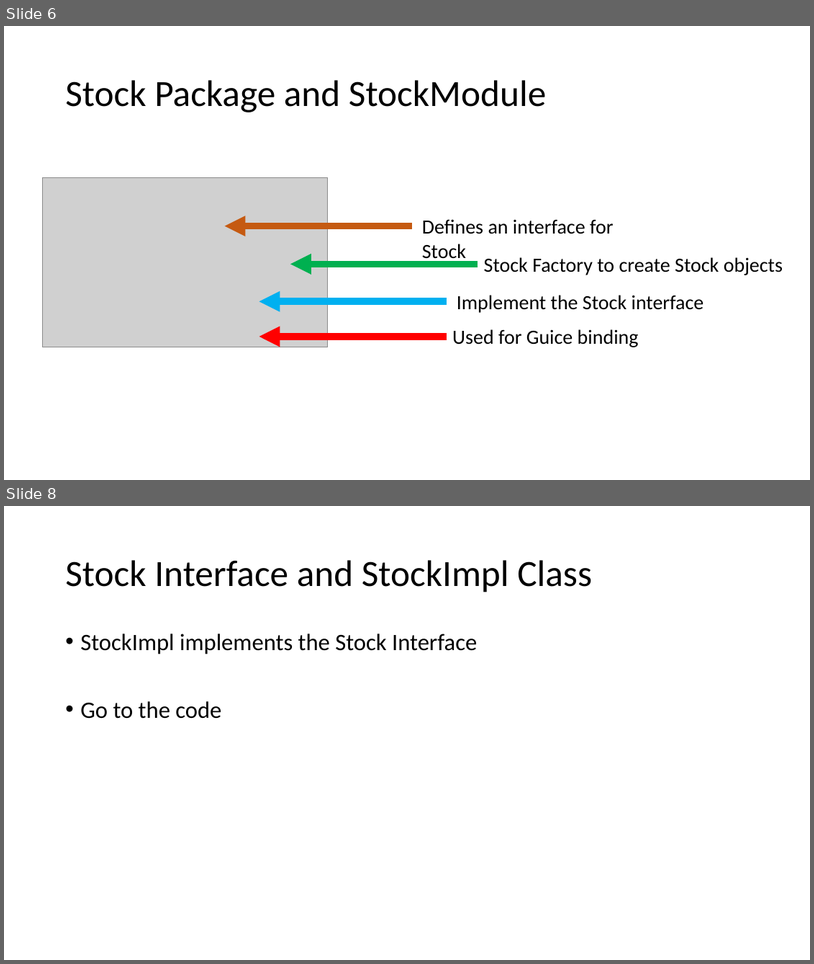
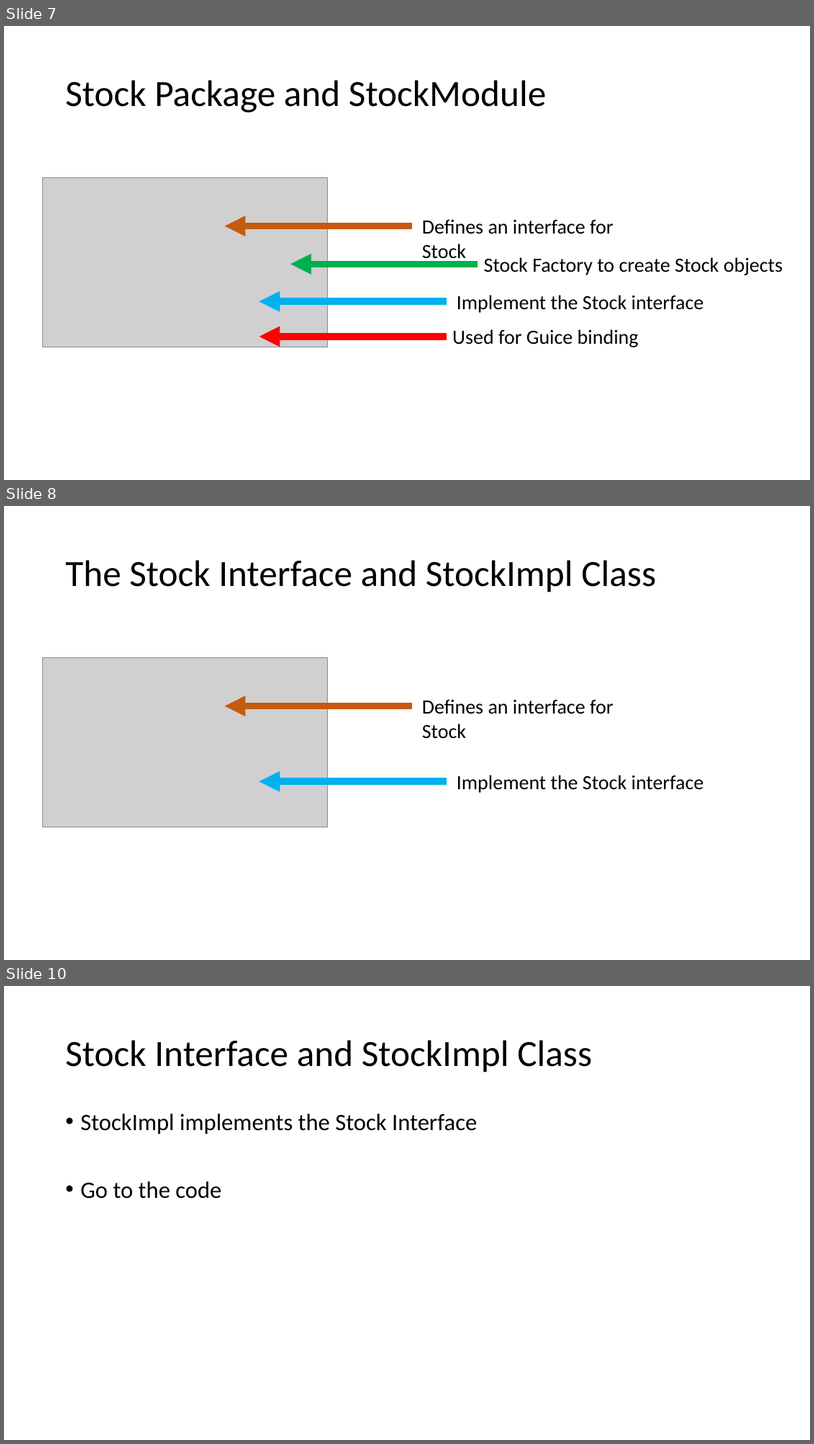
Before and after one commit to lxhq/StockExercise, a slide deck: Demo_week1.pptx. Shown one above the other, each under a label of ours: slides 6 and 8 before the commit, slides 7, 8 and 10 after it; the slides between them are not shown. The pictures are 814x964 and 814x1444 pixels, drawn with LibreOffice and Linux fonts; fonts in the diff are those of the drawing; grey boxes stand for pictures. Boxes give left, top, right and bottom in pixels: in the first picture for what was removed or moved away, otherwise in the second. Text is boxed around its words. In the diff, an @@ line names an element or a change of style, - is before the commit and + after.

```diff
--- a/Demo_week1.pptx
+++ b/Demo_week1.pptx
@@ slide 8 added at (x1=4, y1=506, x2=810, y2=960), background #FFFFFF @@
@@ title added at (x1=65, y1=560, x2=656, y2=592), 44 pt, text #000000 @@
+The Stock Interface and StockImpl Class
@@ picture added at (x1=43, y1=658, x2=328, y2=827) @@
@@ text added at (x1=422, y1=699, x2=613, y2=739), 24 pt, text #000000 @@
+Defines an interface for Stock
@@ arrow added from (412, 706) to (225, 706), #C55A11 8.25 pt @@
@@ arrow added from (447, 781) to (260, 781), #00B0F0 8.25 pt @@
@@ text added at (x1=457, y1=775, x2=705, y2=793), 24 pt, text #000000 @@
+Implement the Stock interface
@@ what was slide 6 is now slide 7 @@
@@ what was slide 8 is now slide 10 @@
```
Also in this commit, not shown: 6 slides changed, 6 other slides added, 1 slide removed, 4 other files.
